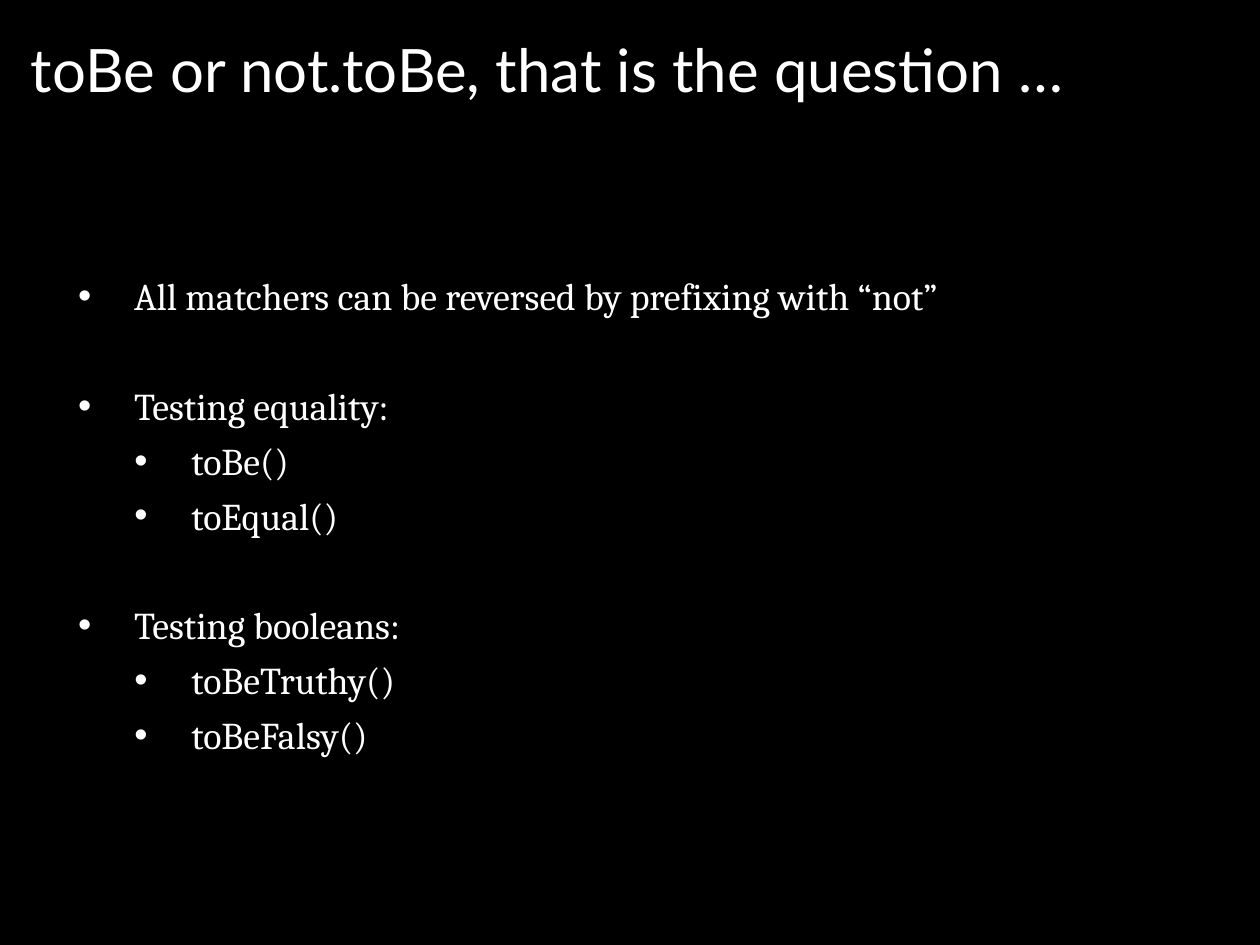
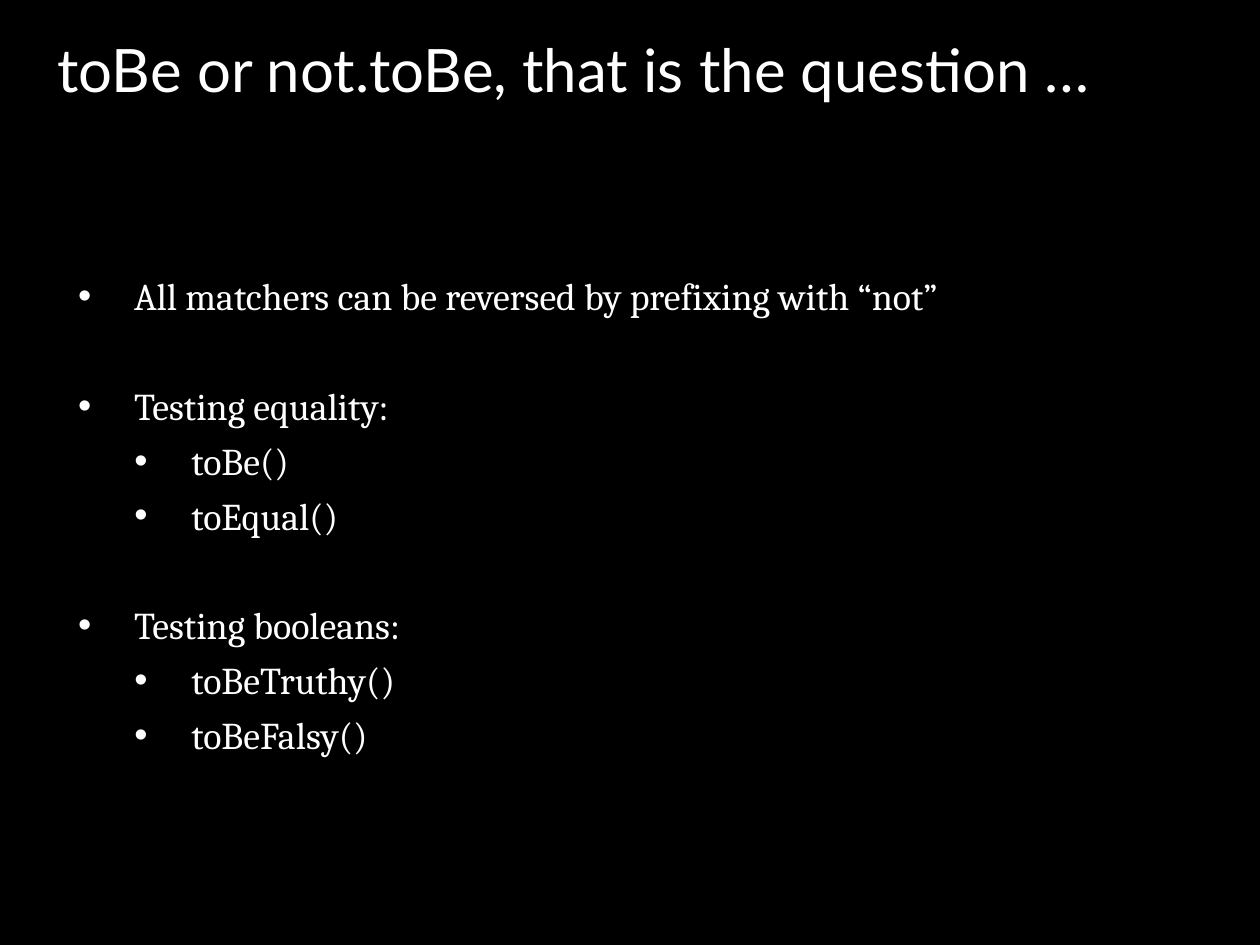
Before and after one commit to jomontanari/JasmineBowlingGame, a slide deck: slide 7 of TestingJavaScript_with_Jasmine.ppt. Drawn at 1260x945 pixels with LibreOffice and Linux fonts; fonts in the diff are those of the drawing; background and template pictures are left out. Boxes give left, top, right and bottom in pixels: in the first picture for what was removed or moved away, otherwise in the second. Text is boxed around its words. In the diff, an @@ line names an element or a change of style, - is before the commit and + after.

```diff
--- a/TestingJavaScript_with_Jasmine.ppt
+++ b/TestingJavaScript_with_Jasmine.ppt
@@ title "toBe or not.toBe, that is ...": place and size @@
-title "toBe or not.toBe, that is ..." at box(31, 48, 1003, 103)
+title "toBe or not.toBe, that is ..." at box(57, 48, 1030, 103)
```
Also in this commit, not shown: 8 other slides changed.
